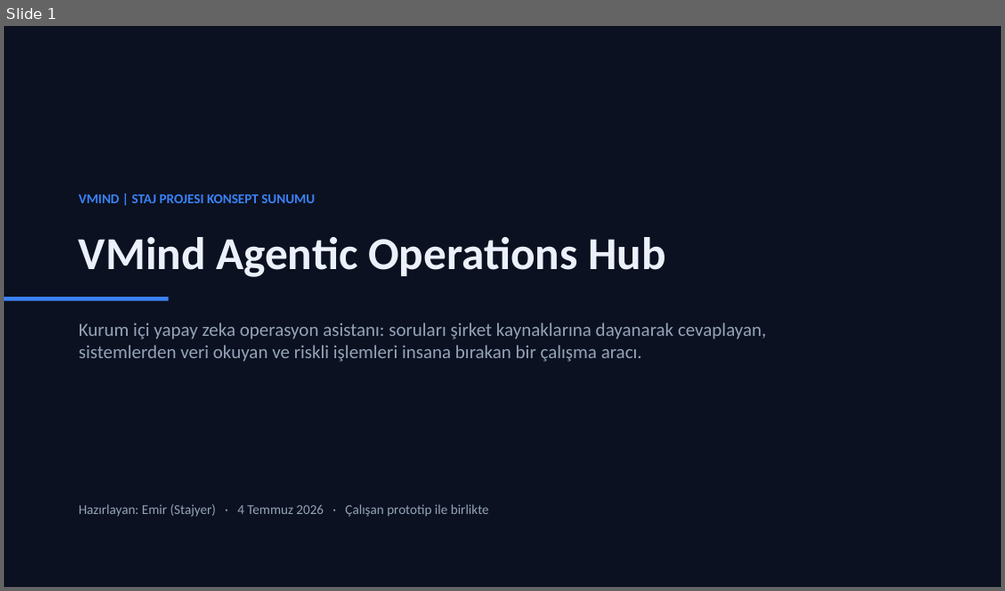
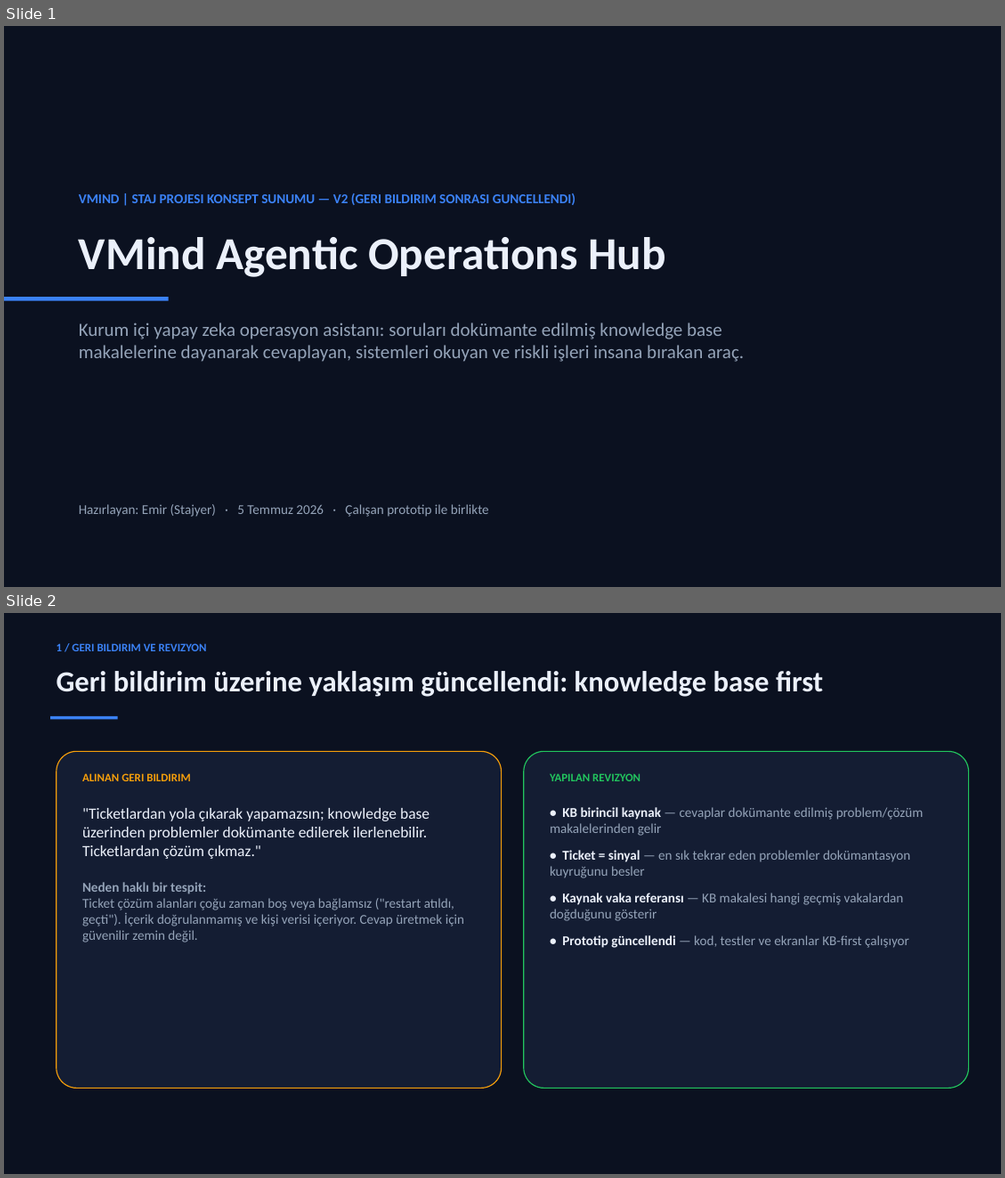
Before and after one commit to Emirdumn/vmind-orchestration, a slide deck: outputs/VMind-Agentic-Operations-Hub-Sunum.pptx. Shown one above the other, each under a label of ours: slide 1 before the commit, slides 1 and 2 after it. The pictures are 1005x591 and 1005x1178 pixels, drawn with LibreOffice and Linux fonts; fonts in the diff are those of the drawing. Boxes give left, top, right and bottom in pixels: in the first picture for what was removed or moved away, otherwise in the second. Text is boxed around its words. In the diff, an @@ line names an element or a change of style, - is before the commit and + after.

```diff
--- a/outputs/VMind-Agentic-Operations-Hub-Sunum.pptx
+++ b/outputs/VMind-Agentic-Operations-Hub-Sunum.pptx
@@ slide 2 added at [4, 613, 1001, 1174], background #FFFFFF @@
@@ rectangle added at [4, 613, 1001, 1174], fill #0B1120 @@
@@ text added at [57, 643, 207, 651], 11 pt, text #3B82F6, bold @@
+1 / GERI BILDIRIM VE REVIZYON
@@ text added at [57, 671, 823, 697], 28 pt, text #EBF0FA, bold @@
+Geri bildirim üzerine yaklaşım güncellendi: knowledge base first
@@ rectangle added at [50, 716, 118, 719], fill #3B82F6 @@
@@ rounded rectangle added at [57, 751, 502, 1088], fill #141D33, outline #F59E0B 1 pt @@
@@ rounded rectangle added at [524, 751, 969, 1088], fill #141D33, outline #22C55E 1 pt @@
@@ text added at [82, 773, 190, 781], 11 pt, text #F59E0B, bold @@
+ALINAN GERI BILDIRIM
@@ text added at [550, 773, 640, 781], 11 pt, text #22C55E, bold @@
+YAPILAN REVIZYON
@@ text added at [82, 808, 464, 942], 13 pt, text #94A3B8 @@
+"Ticketlardan yola çıkarak yapamazsın; knowledge base üzerinden problemler dokümante edilerek ilerlenebilir. Ticketlardan çözüm çıkmaz."
+Neden haklı bir tespit:
+Ticket çözüm alanları çoğu zaman boş veya bağlamsız ("restart atıldı, geçti"). İçerik doğrulanmamış ve kişi verisi içeriyor. Cevap üretmek için güvenilir zemin değil.
@@ text added at [550, 807, 923, 948], 13 pt, text #94A3B8 @@
+• KB birincil kaynak — cevaplar dokümante edilmiş problem/çözüm makalelerinden gelir
+• Ticket = sinyal — en sık tekrar eden problemler dokümantasyon kuyruğunu besler
+• Kaynak vaka referansı — KB makalesi hangi geçmiş vakalardan doğduğunu gösterir
+• Prototip güncellendi — kod, testler ve ekranlar KB-first çalışıyor
@@ slide 1 changed as well @@
@@ text at [79, 193, 575, 205]: text changed @@
-VMIND | STAJ PROJESI KONSEPT SUNUMU
+VMIND | STAJ PROJESI KONSEPT SUNUMU — V2 (GERI BILDIRIM SONRASI GUNCELLENDI)
@@ text at [79, 322, 744, 362]: text changed @@
-Kurum içi yapay zeka operasyon asistanı: soruları şirket kaynaklarına dayanarak cevaplayan,
-sistemlerden veri okuyan ve riskli işlemleri insana bırakan bir çalışma aracı.
+Kurum içi yapay zeka operasyon asistanı: soruları dokümante edilmiş knowledge base
+makalelerine dayanarak cevaplayan, sistemleri okuyan ve riskli işleri insana bırakan araç.
@@ text at [79, 504, 489, 516]: text changed @@
-Hazırlayan: Emir (Stajyer) · 4 Temmuz 2026 · Çalışan prototip ile birlikte
+Hazırlayan: Emir (Stajyer) · 5 Temmuz 2026 · Çalışan prototip ile birlikte
```
Also in this commit, not shown: 10 other slides changed, 1 other slide added, 1 slide removed, 30 other files.
